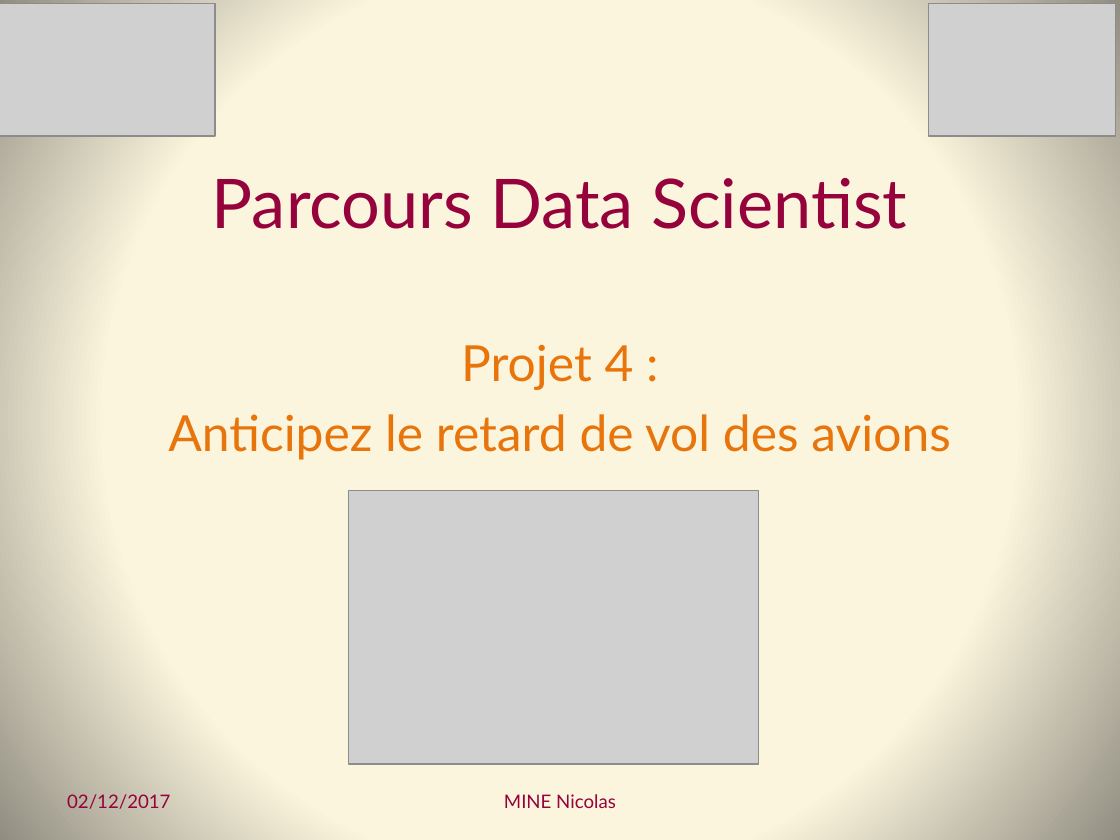
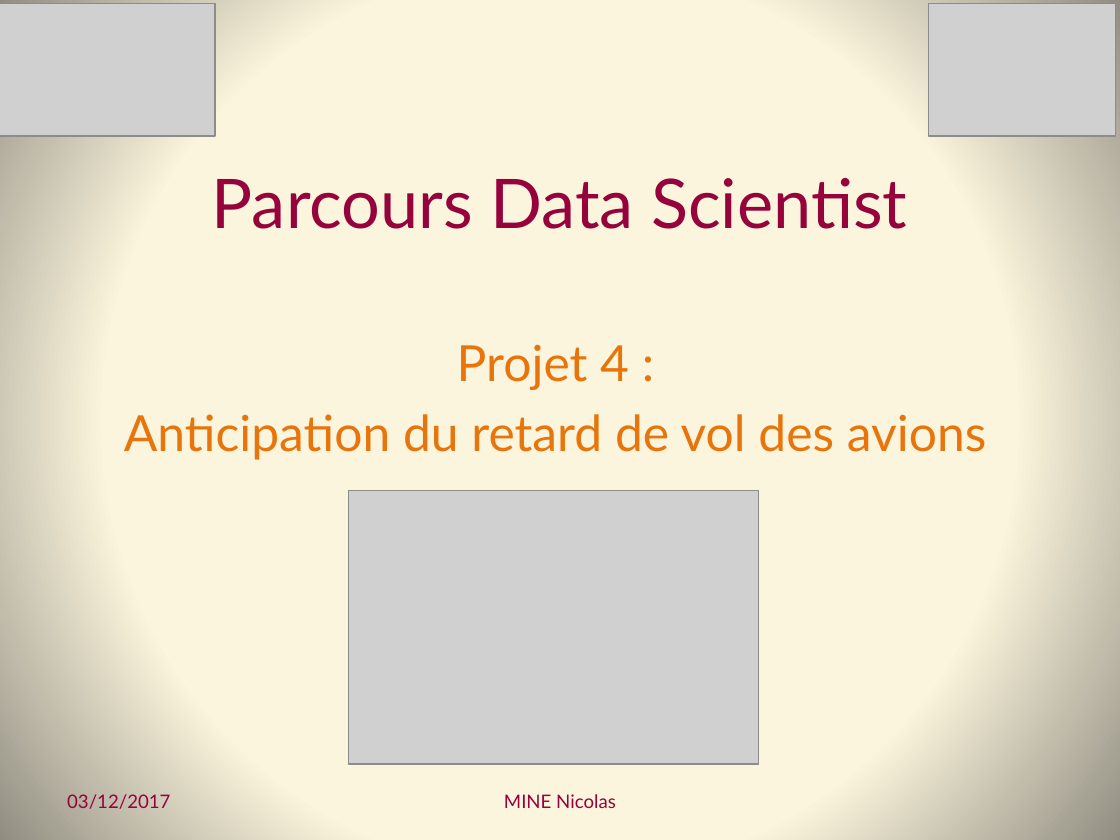
Before and after one commit to Coni63/OC_DS, a slide deck: slide 1 of P4/Presentation-projet_4.pptx. Drawn at 1120x840 pixels with LibreOffice and Linux fonts; fonts in the diff are those of the drawing; grey boxes stand for pictures. Boxes give left, top, right and bottom in pixels: in the first picture for what was removed or moved away, otherwise in the second. Text is boxed around its words. In the diff, an @@ line names an element or a change of style, - is before the commit and + after.

```diff
--- a/P4/Presentation-projet_4.pptx
+++ b/P4/Presentation-projet_4.pptx
@@ subtitle "Projet 4 :": place and size @@
-subtitle "Projet 4 :" at bbox=[168, 344, 950, 460]
+subtitle "Projet 4 :" at bbox=[124, 344, 986, 460]
@@ subtitle at bbox=[124, 414, 986, 460]: text changed @@
-Anticipez le retard de vol des avions
+Anticipation du retard de vol des avions
@@ text at bbox=[67, 794, 170, 809]: text changed @@
-02/12/2017
+03/12/2017
```
Also in this commit, not shown: 36 other slides changed, 2 slides added, 14 other files.
